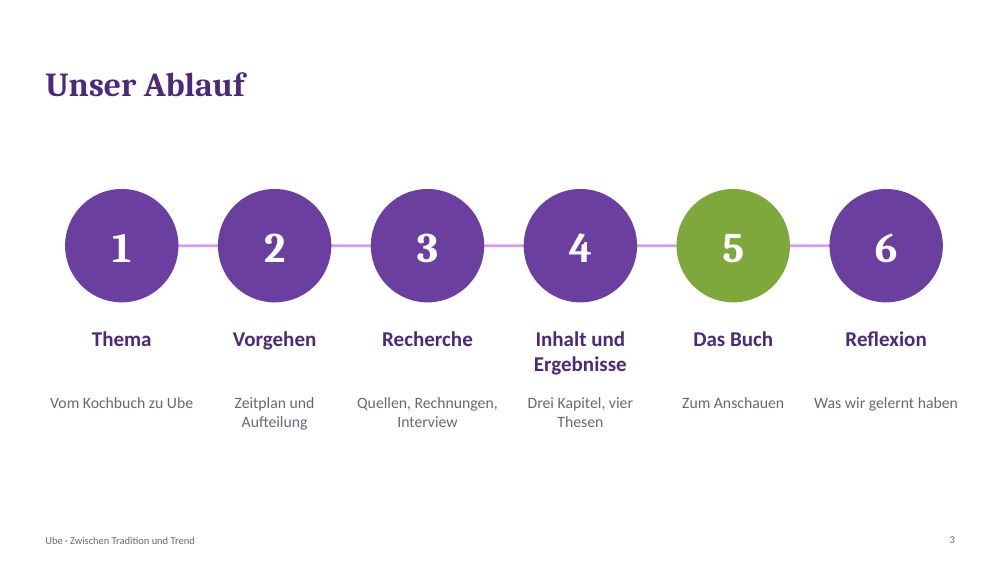
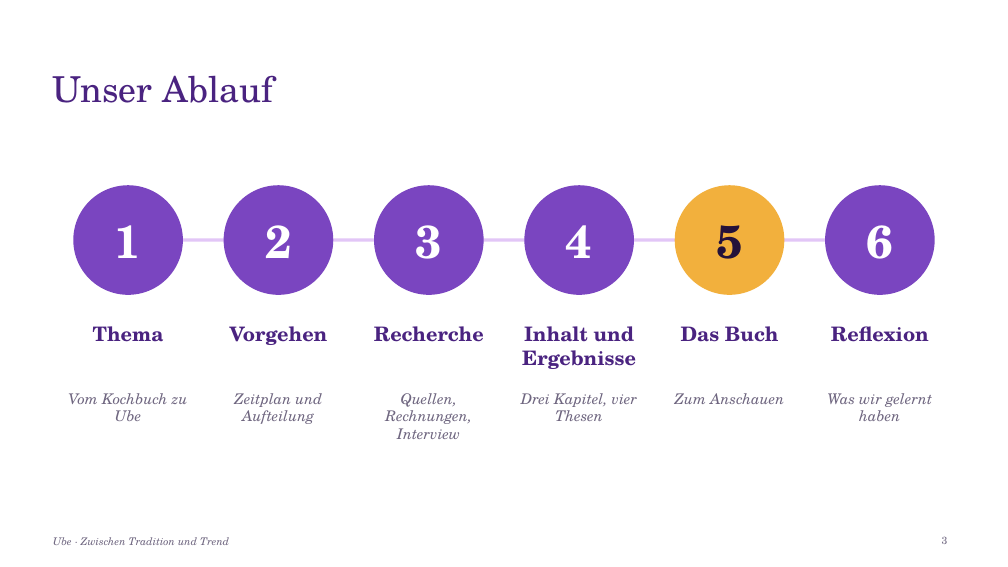
Before and after one commit to aezripeglow-collab/Ube-Sachbuch-Maturaarbeit, a slide deck: slide 3 of Ube Sachbuch Maturaarbeit/08 Präsentation/Ube_Maturapraesentation.pptx. Drawn at 1008x567 pixels with LibreOffice and Linux fonts; fonts in the diff are those of the drawing. Boxes give left, top, right and bottom in pixels: in the first picture for what was removed or moved away, otherwise in the second. Text is boxed around its words. In the diff, an @@ line names an element or a change of style, - is before the commit and + after.

```diff
--- a/Ube Sachbuch Maturaarbeit/08 Präsentation/Ube_Maturapraesentation.pptx
+++ b/Ube Sachbuch Maturaarbeit/08 Präsentation/Ube_Maturapraesentation.pptx
@@ title "Unser Ablauf": place and size @@
-title "Unser Ablauf" at box(45, 72, 245, 97)
+title "Unser Ablauf" at box(53, 75, 273, 103)
@@ title "Unser Ablauf" at box(53, 75, 273, 103): size 32 to 34 pt, font Cambria to TeX Gyre Schola, text colour #4B2A7B to #4A2380, bold off @@
@@ text "1": place and size @@
-text "1" at box(112, 234, 131, 262)
+text "1" at box(115, 225, 142, 258)
@@ ellipse: place and size @@
-ellipse at box(65, 189, 178, 302)
+ellipse at box(73, 185, 183, 295)
@@ ellipse: place and size @@
-ellipse at box(218, 189, 331, 302)
+ellipse at box(224, 185, 333, 295)
@@ ellipse: place and size @@
-ellipse at box(371, 189, 485, 302)
+ellipse at box(374, 185, 484, 295)
@@ ellipse: place and size @@
-ellipse at box(677, 189, 790, 302)
+ellipse at box(525, 185, 634, 295)
@@ ellipse at box(525, 185, 634, 295): fill #7FA83C to #7A45C0 @@
@@ text "5" at box(716, 225, 743, 259): size 40 to 44 pt, font Cambria to TeX Gyre Schola, text colour #FFFFFF to #24123A @@
@@ ellipse: place and size @@
-ellipse at box(524, 189, 637, 302)
+ellipse at box(675, 185, 784, 295)
@@ ellipse at box(675, 185, 784, 295): fill #6A3FA0 to #F2B03D @@
@@ size 40 to 44 pt, font Cambria to TeX Gyre Schola in 5 elements at box(115, 225, 142, 258), box(566, 225, 593, 258), box(416, 225, 443, 259), box(265, 225, 292, 258), box(867, 225, 894, 259) @@
@@ fill #6A3FA0 to #7A45C0 in 4 elements at box(73, 185, 183, 295), box(374, 185, 484, 295), box(224, 185, 333, 295), box(825, 185, 935, 295) @@
@@ ellipse: place and size @@
-ellipse at box(830, 189, 943, 302)
+ellipse at box(825, 185, 935, 295)
@@ line moved from (122, 246) - (886, 246) to (128, 240) - (880, 240) @@
@@ line (128, 240) - (880, 240): stroke #D69DEE 2.5 pt to #E2C6F7 3 pt @@
@@ size 20 to 19 pt, font Calibri to TeX Gyre Schola, text colour #4B2A7B to #4A2380 in 6 elements at box(93, 326, 164, 342), box(522, 326, 636, 369), box(374, 326, 484, 342), box(681, 326, 779, 342), box(230, 326, 328, 345), box(831, 326, 929, 342) @@
@@ size 15 to 14 pt, font Calibri to TeX Gyre Schola, text colour #6B6676 to #6F6680, italic on in 6 elements at box(827, 393, 932, 421), box(521, 393, 638, 421), box(385, 393, 472, 439), box(674, 393, 784, 404), box(234, 393, 322, 424), box(68, 393, 188, 421) @@
@@ text "Vom Kochbuch zu Ube": place and size @@
-text "Vom Kochbuch zu Ube" at box(50, 397, 193, 408)
+text "Vom Kochbuch zu Ube" at box(68, 393, 188, 421)
@@ text "Quellen, Rechnungen, Interview": place and size @@
-text "Quellen, Rechnungen, Interview" at box(357, 397, 498, 427)
+text "Quellen, Rechnungen, Interview" at box(385, 393, 472, 439)
@@ text "Ube · Zwischen Tradition und ...": place and size @@
-text "Ube · Zwischen Tradition und ..." at box(45, 537, 195, 544)
+text "Ube · Zwischen Tradition und ..." at box(53, 537, 229, 545)
@@ text "Ube · Zwischen Tradition und ..." at box(53, 537, 229, 545): font Calibri to TeX Gyre Schola, text colour #6B6676 to #6F6680, italic on @@
@@ page number: place and size @@
-page number at box(950, 536, 955, 543)
+page number at box(942, 536, 948, 544)
@@ page number at box(942, 536, 948, 544): font Calibri to TeX Gyre Schola, text colour #6B6676 to #6F6680 @@
```
Also in this commit, not shown: 18 other slides changed, 2 other files.
